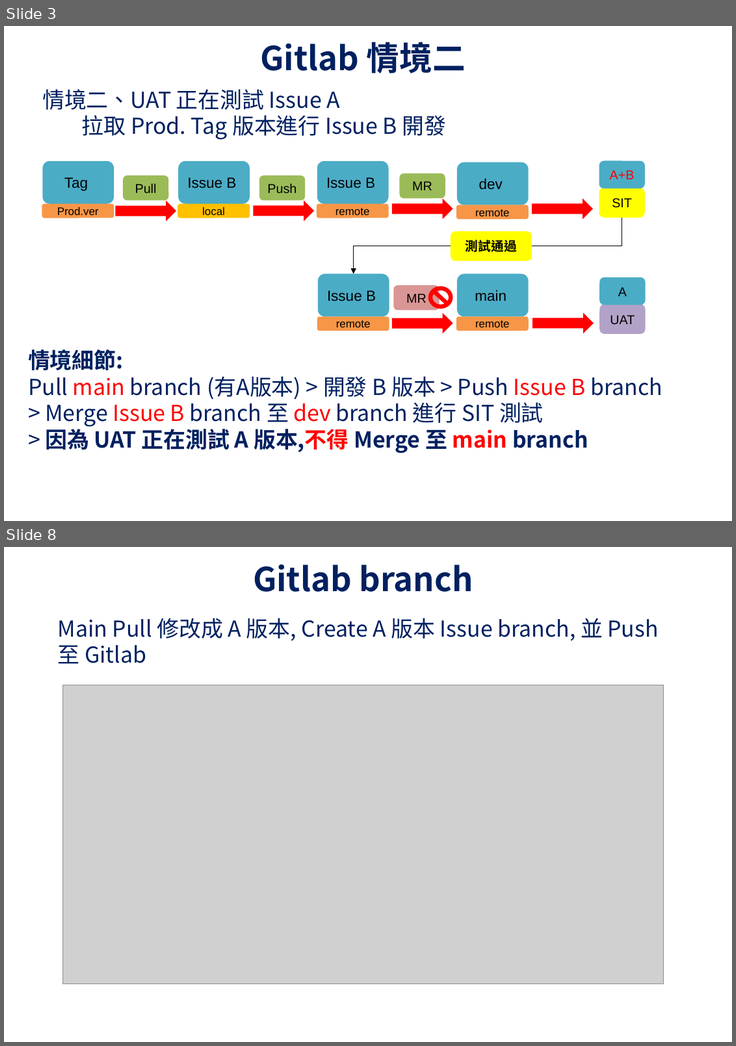
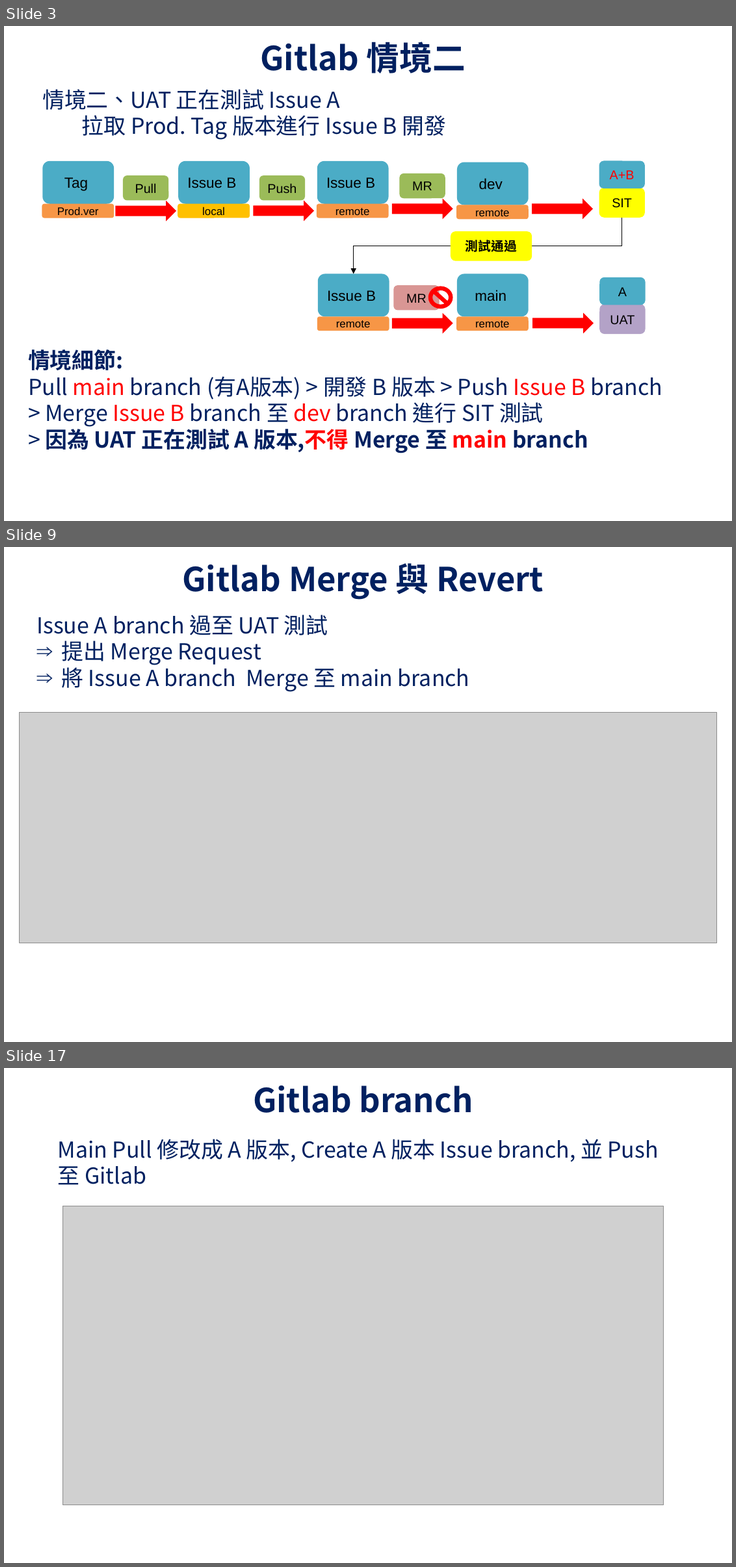
Before and after one commit to UDFWu/transfile, a slide deck: CICD Process.pptx. Shown one above the other, each under a label of ours: slides 3 and 8 before the commit, slides 3, 9 and 17 after it; the slides between them are not shown. The pictures are 736x1046 and 736x1567 pixels, drawn with LibreOffice and Linux fonts; fonts in the diff are those of the drawing; grey boxes stand for pictures; background and template pictures are left out. Boxes give left, top, right and bottom in pixels: in the first picture for what was removed or moved away, otherwise in the second. Text is boxed around its words. In the diff, an @@ line names an element or a change of style, - is before the commit and + after.

```diff
--- a/CICD Process.pptx
+++ b/CICD Process.pptx
@@ slide 9 added at (x1=4, y1=547, x2=732, y2=1042), background picture (left out) @@
@@ title added at (x1=183, y1=563, x2=544, y2=600), 36 pt, text #002060, bold @@
+Gitlab Merge 與 Revert
@@ text added at (x1=36, y1=615, x2=470, y2=692), 24 pt, text #002060 @@
+Issue A branch 過至 UAT 測試
+⇒ 提出 Merge Request
+⇒ 將 Issue A branch Merge 至 main branch
@@ picture added at (x1=19, y1=713, x2=718, y2=943) @@
@@ what was slide 8 is now slide 17 @@
```
Also in this commit, not shown: 5 slides changed, 8 other slides added.
